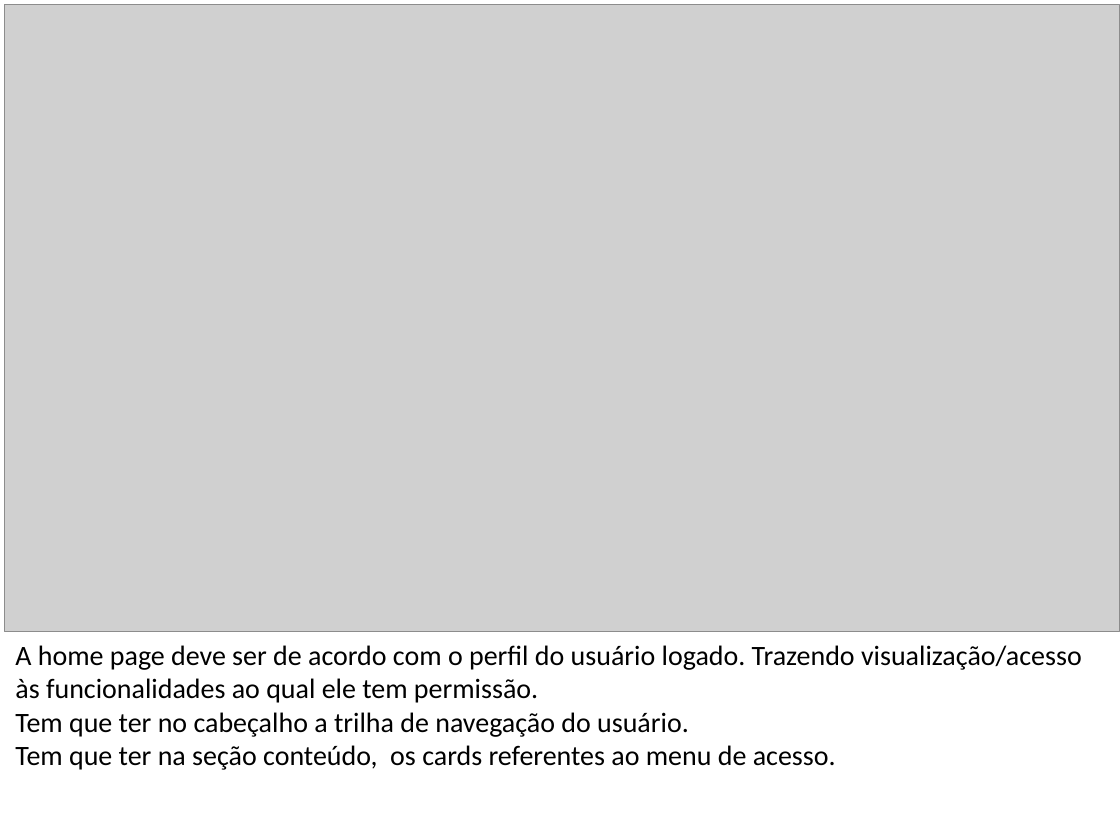
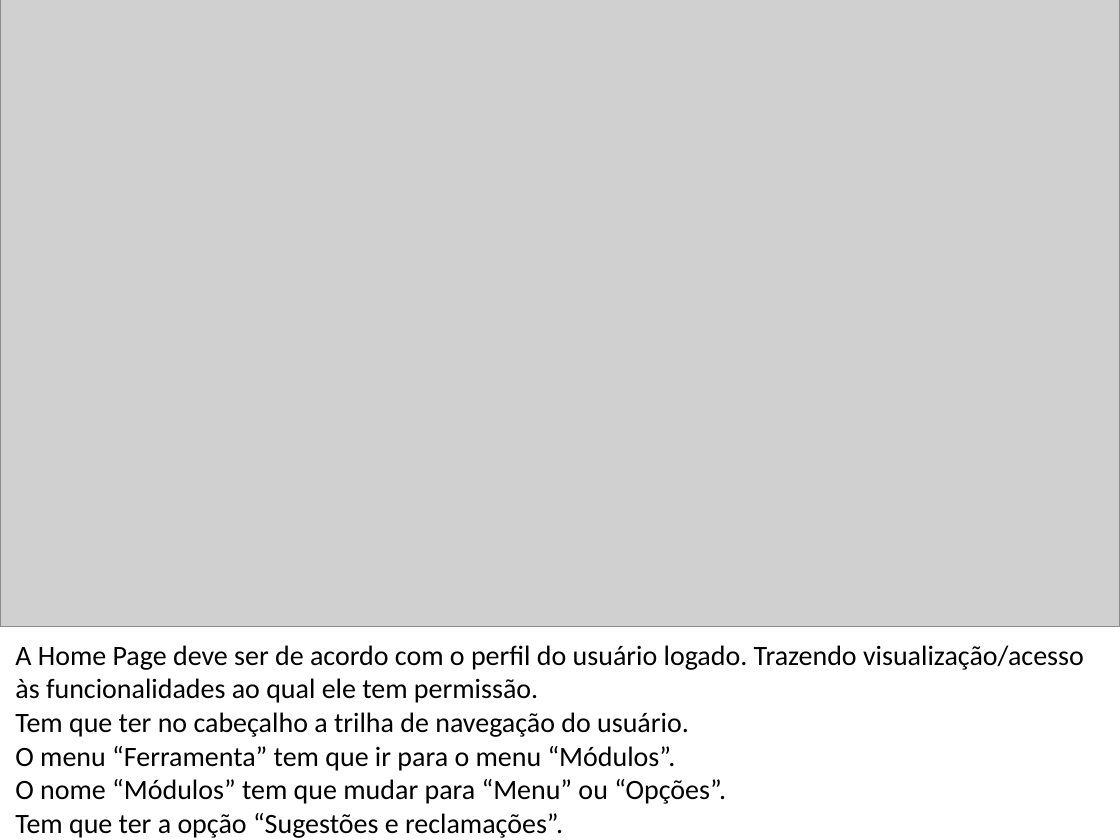
Before and after one commit to EsdrasSudario/UX, a slide deck: slide 5 of Projeto ERP WEB/Análise ERP WEB BioSistema.pptx. Drawn at 1120x840 pixels with LibreOffice and Linux fonts; fonts in the diff are those of the drawing; grey boxes stand for pictures. Boxes give left, top, right and bottom in pixels: in the first picture for what was removed or moved away, otherwise in the second. Text is boxed around its words. In the diff, an @@ line names an element or a change of style, - is before the commit and + after.

```diff
--- a/Projeto ERP WEB/Análise ERP WEB BioSistema.pptx
+++ b/Projeto ERP WEB/Análise ERP WEB BioSistema.pptx
@@ picture: place and size @@
-picture at (4, 4, 1120, 632)
+picture at (0, 0, 1120, 626)
@@ text at (15, 645, 1084, 703): text changed @@
-A home page deve ser de acordo com o perfil do usuário logado. Trazendo visualização/acesso às funcionalidades ao qual ele tem permissão.
+A Home Page deve ser de acordo com o perfil do usuário logado. Trazendo visualização/acesso às funcionalidades ao qual ele tem permissão.
@@ text at (15, 746, 726, 838): text changed @@
-Tem que ter na seção conteúdo, os cards referentes ao menu de acesso.
+O menu “Ferramenta” tem que ir para o menu “Módulos”.
+O nome “Módulos” tem que mudar para “Menu” ou “Opções”.
+Tem que ter a opção “Sugestões e reclamações”.
```
Also in this commit, not shown: 3 other slides changed, 1 slide removed, 2 other files.
